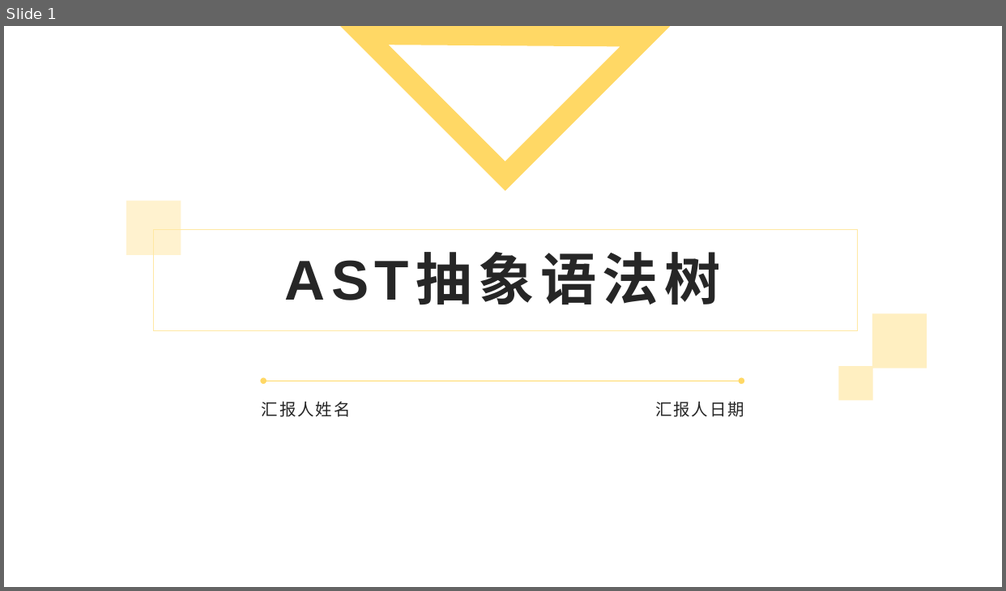
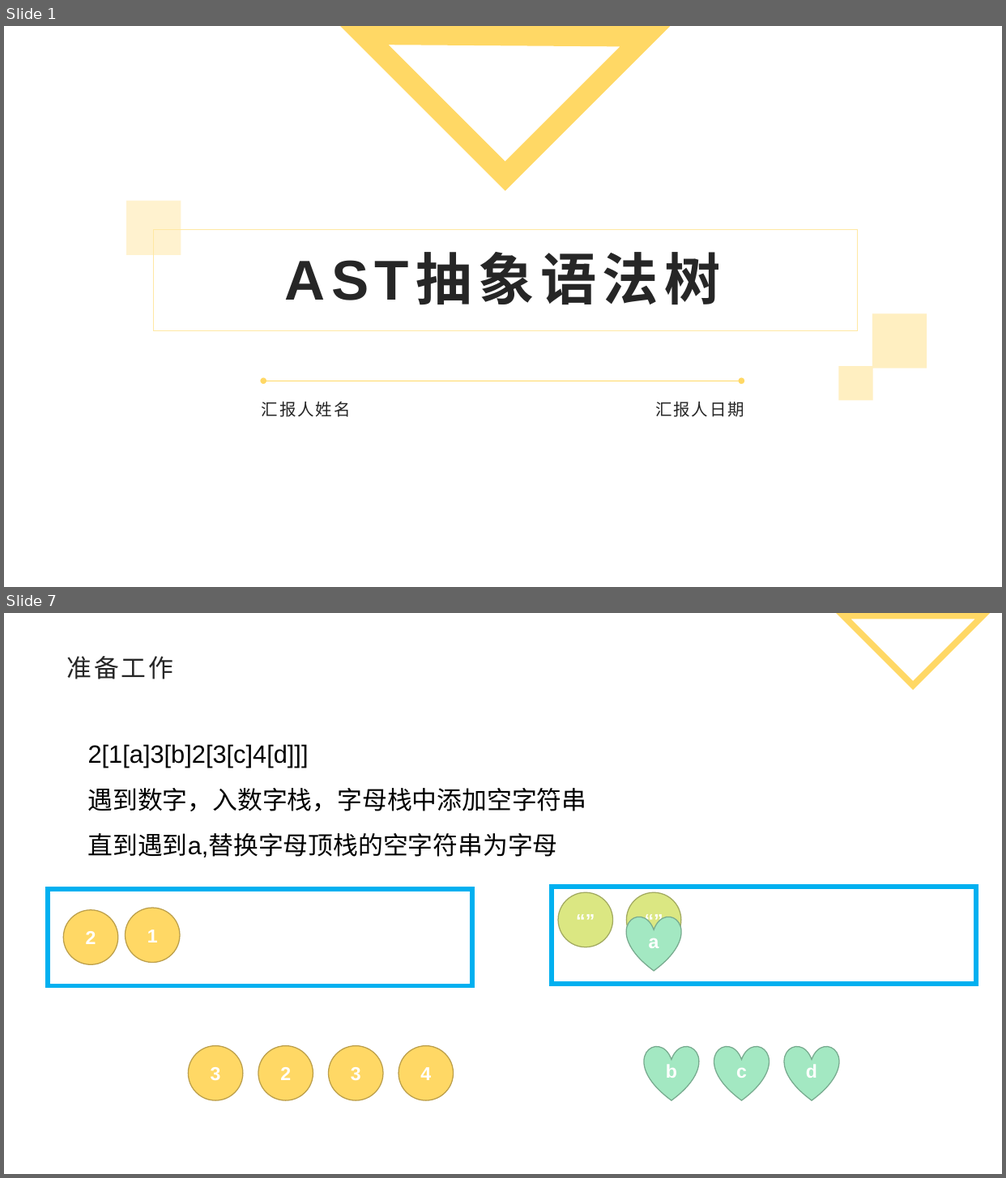
Before and after one commit to xiaoxiao-lady/vue, a slide deck: ast/AST图解-自学.pptx. Shown one above the other, each under a label of ours: slide 1 before the commit, slides 1 and 7 after it; the slides between them are not shown. The pictures are 1006x591 and 1006x1178 pixels, drawn with LibreOffice and Linux fonts; fonts in the diff are those of the drawing; background and template pictures are left out. Boxes give left, top, right and bottom in pixels: in the first picture for what was removed or moved away, otherwise in the second. Text is boxed around its words. In the diff, an @@ line names an element or a change of style, - is before the commit and + after.

Commit message:
ppt

```diff
--- a/ast/AST图解-自学.pptx
+++ b/ast/AST图解-自学.pptx
@@ slide 7 added at (x1=4, y1=613, x2=1002, y2=1174), background #FFFFFF @@
@@ freeform shape added at (x1=844, y1=613, x2=982, y2=685), outline #FFD865 6 pt @@
@@ title added at (x1=67, y1=656, x2=173, y2=679), 24 pt, text #262626 @@
+准备工作
@@ text added at (x1=88, y1=744, x2=587, y2=858), 24 pt, text #000000 @@
+2[1[a]3[b]2[3[c]4[d]]]
+遇到数字，入数字栈，字母栈中添加空字符串
+直到遇到a,替换字母顶栈的空字符串为字母
@@ rectangle added at (x1=49, y1=889, x2=473, y2=986), fill #FFFFFF, outline #00B0F0 4.5 pt @@
@@ rectangle added at (x1=552, y1=887, x2=977, y2=984), fill #FFFFFF, outline #00B0F0 4.5 pt @@
@@ ellipse added at (x1=558, y1=893, x2=612, y2=948), fill #DBE782, outline #A2AB60 1 pt, 18 pt, text #FFFFFF, bold @@
+“”
@@ ellipse added at (x1=627, y1=893, x2=681, y2=948), fill #DBE782, outline #A2AB60 1 pt, 18 pt, text #FFFFFF, bold @@
+“”
@@ ellipse added at (x1=63, y1=910, x2=117, y2=965), fill #FFD865, outline #BDA04B 1 pt, 18 pt, text #FFFFFF, bold @@
+2
@@ ellipse added at (x1=126, y1=908, x2=180, y2=963), fill #FFD865, outline #BDA04B 1 pt, 18 pt, text #FFFFFF, bold @@
+1
@@ heart added at (x1=627, y1=916, x2=681, y2=971), fill #A3E8C2, outline #79AC90 1 pt, 18 pt, text #FFFFFF, bold @@
+a
@@ ellipse added at (x1=188, y1=1046, x2=243, y2=1101), fill #FFD865, outline #BDA04B 1 pt, 18 pt, text #FFFFFF, bold @@
+3
@@ ellipse added at (x1=258, y1=1046, x2=313, y2=1101), fill #FFD865, outline #BDA04B 1 pt, 18 pt, text #FFFFFF, bold @@
+2
@@ ellipse added at (x1=328, y1=1046, x2=383, y2=1101), fill #FFD865, outline #BDA04B 1 pt, 18 pt, text #FFFFFF, bold @@
+3
@@ ellipse added at (x1=398, y1=1046, x2=454, y2=1101), fill #FFD865, outline #BDA04B 1 pt, 18 pt, text #FFFFFF, bold @@
+4
@@ heart added at (x1=644, y1=1046, x2=699, y2=1101), fill #A3E8C2, outline #79AC90 1 pt, 18 pt, text #FFFFFF, bold @@
+b
@@ heart added at (x1=714, y1=1046, x2=769, y2=1101), fill #A3E8C2, outline #79AC90 1 pt, 18 pt, text #FFFFFF, bold @@
+c
@@ heart added at (x1=785, y1=1046, x2=839, y2=1101), fill #A3E8C2, outline #79AC90 1 pt, 18 pt, text #FFFFFF, bold @@
+d
```
Also in this commit, not shown: 13 other slides added, 21 slides removed, 1 other file.
